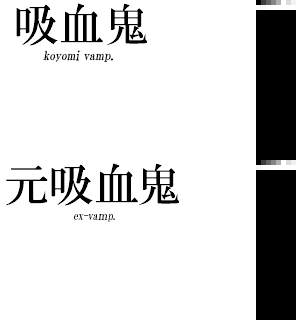
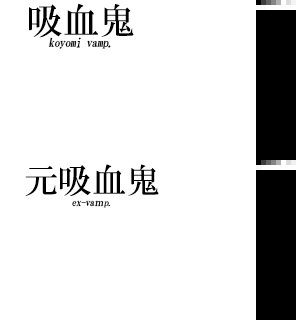
Revision of a layered 296x320 image; what changed, layer by layer:
added layer "吸血鬼 koyomi vamp." above "元吸血鬼 ex-vaｍp." over <box>29,3,134,49</box>
renamed "ex-vaｍp." to "元吸血鬼 ex-vaｍp.", moved it above "Layer 0", painted on it over <box>25,164,159,222</box>
painted on "Layer 0" over <box>6,3,179,208</box>
